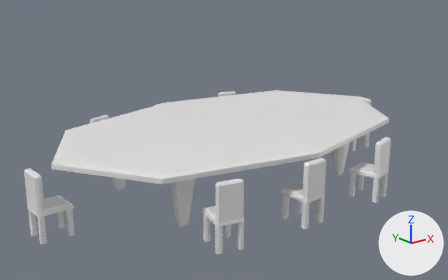
One commit to the FBX model Assets/03_Arts/Dinning Room/Dinning Room.fbx: the scene before it, then after it.
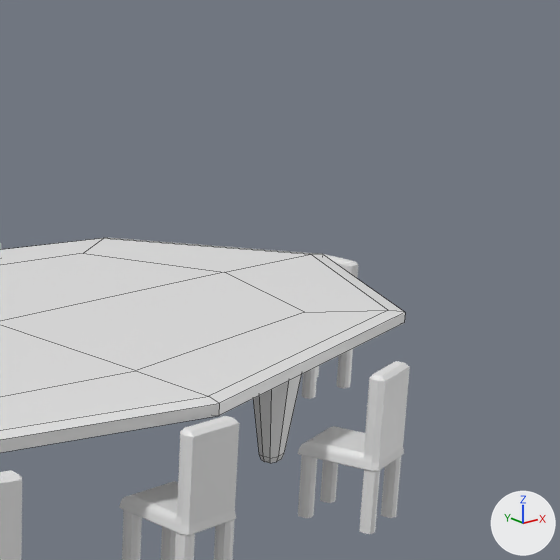
Each version appears first whole from a 50 mm camera at (-10.47, -14.08, 4.28) aimed at (-1.68, -3.1, -0.12), and next in a close-up on the part from 53% to 100% of the width and 0% to 76% of the height. Arrows for +X, +Y and +Z are at lower right; the lights stay in place. The close-ups show mesh edges as thin lines. Where no turn or scale is listed for an object, it has been applied to the vertices.

Objects in the first close-up: 'Chairs', 'Chairs.001', 'Chairs.002', 'Chairs.013', 'Dinner Table'.
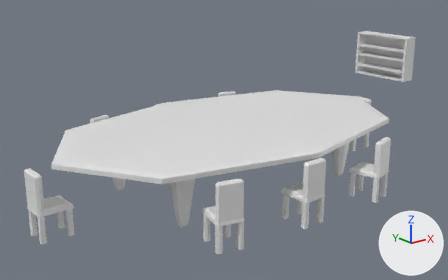
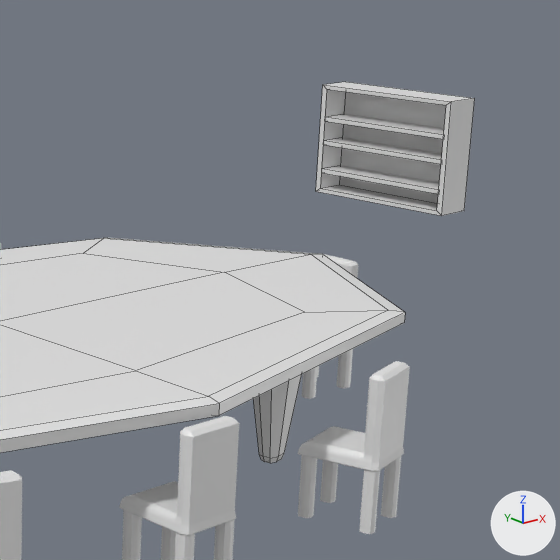
Where the change shows, as pixel boxes (x1, y1, x2, y2) in the close-ups (560 x 560 px):
'Shelves.002', added: after (316, 82, 475, 216)

What the commit changed:
Material 'm_sideboardDrawer.001' (mat_m_sideboarddrawer_001) is new.
Its base color is (0.8, 0.8, 0.8) (white #e7e7e7).
Its roughness is 0.4.
Mesh me_cube_076 is new.
It has 40 vertices, 32 faces and spans x -1.0..1.0, y -1.0..1.0, z -1.0..0.42.
It uses material mat_m_sideboarddrawer_001 (white #e7e7e7).
Object 'Shelves.002' (ob_shelves_002) is new; it shows me_cube_076.
Its location is (6.871, -1.102, 1.011).
Its rotation in degrees is (-180, 0, 90).
Its scale is (-1.0, -0.236, -1.0).
